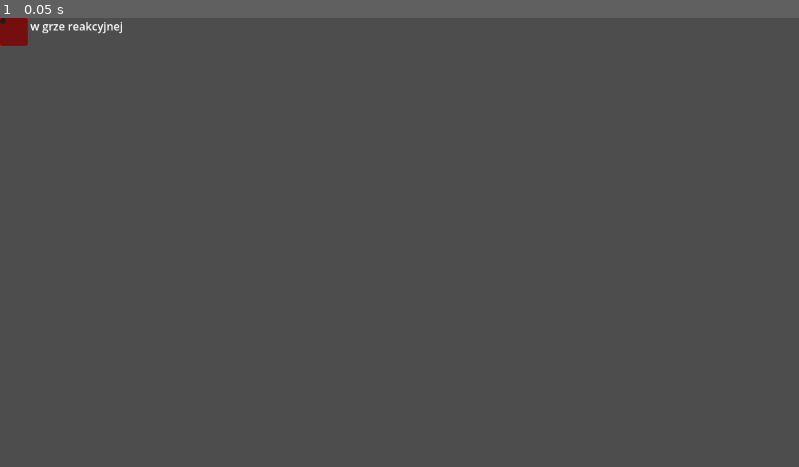
Above: before the commit, frame 1.
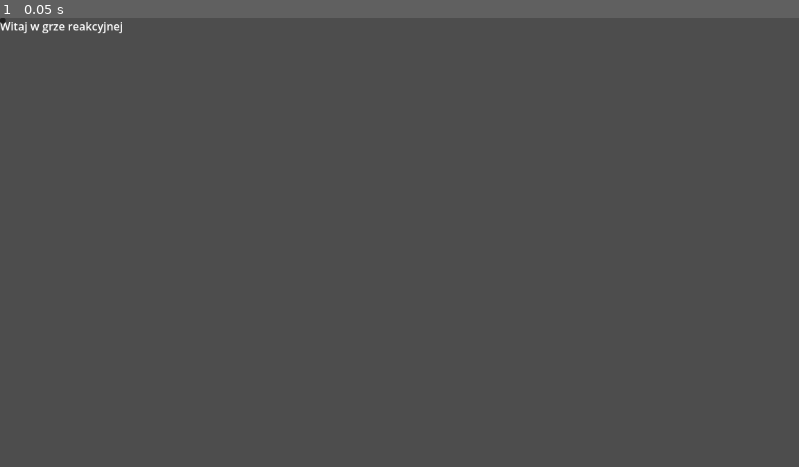
Above: after the commit, the same moment.

Repository: XMefilesX/Rehagame
Game: Godot game, scene res://main.tscn
The game is run twice, just before and just after one commit, with the same random seed, the same clock (stepped at 60 frames per second) and the same inputs.
Inputs:
- Up to frame 1 (0.05 s): no input

The runs differ from the first frame. In frame 1, 0.2% of the frame differs, in the area x 0-4%, y 0-7%.

Commit message:
wersja 1

Diff:
--- a/main.gd
+++ b/main.gd
@@ -1,39 +1,51 @@
 extends Node2D
 
+# === STAŁE – zero magicznych liczb ===
+const SESSION_DURATION: float = 30.0
+const MIN_SPAWN_DELAY: float = 0.8
+const MAX_SPAWN_DELAY: float = 1.5
+const SPAWN_MIN_X: float = 100.0
+const SPAWN_MAX_X: float = 1180.0
+const SPAWN_MIN_Y: float = 100.0
+const SPAWN_MAX_Y: float = 620.0
+const WIN_THRESHOLD: float = 1.0
+
 @onready var spawn_timer = $SpawnTimer
-@onready var session_timer = $SessionTimer   # ← dodane
+@onready var session_timer = $SessionTimer
 
 var target_scene = preload("res://target.tscn")
 var reaction_times: Array[float] = []
 var hits: int = 0
 
 func _ready():
-	# Ustawienia timerów
-	session_timer.wait_time = 30.0
+	# Inicjalizacja timerów
+	session_timer.wait_time = SESSION_DURATION
 	session_timer.one_shot = true
 	session_timer.autostart = true
 
 	spawn_timer.wait_time = 1.0
 	spawn_timer.autostart = true
 
-# Tworzenie nowych celów
+	# Ukryj panel wyników na początku
+	$UI/Panel.visible = false
+
 func _on_spawn_timer_timeout():
 	var target = target_scene.instantiate()
-	target.position = Vector2(randf_range(100, 1180), randf_range(100, 620))
+	target.position = Vector2(
+		randf_range(SPAWN_MIN_X, SPAWN_MAX_X),
+		randf_range(SPAWN_MIN_Y, SPAWN_MAX_Y)
+	)
 	add_child(target)
-	spawn_timer.wait_time = randf_range(0.8, 1.5)
+	spawn_timer.wait_time = randf_range(MIN_SPAWN_DELAY, MAX_SPAWN_DELAY)
 
-# Rejestracja trafienia (wywoływane z target.gd)
 func register_hit(reaction_time: float):
 	reaction_times.append(reaction_time)
 	hits += 1
 
-# Koniec sesji 30 sekund
 func _on_session_timer_timeout():
 	spawn_timer.stop()
 	show_results()
 
-# Pokazanie wyników na końcu
 func show_results():
 	var average = 0.0
 	if reaction_times.size() > 0:
@@ -41,11 +53,20 @@
 			average += t
 		average /= reaction_times.size()
 
-	print("=== KONIEC GRY ===")
-	print("Średni czas reakcji: ", average, " sekund")
-	print("Trafienia: ", hits)
+	# Wyświetlenie wyników na ekranie (UI)
+	$UI/Panel/LabelSredni.text = "Średni czas reakcji: %.2f s" % average
+	$UI/Panel/LabelTrafienia.text = "Trafienia: %d" % hits
 
-	if average < 1.0:
-		print("WYGRAŁEŚ!")
+	if average < WIN_THRESHOLD:
+		$UI/Panel/LabelWynik.text = "WYGRAŁEŚ!"
+		$UI/Panel/LabelWynik.modulate = Color.GREEN
 	else:
-		print("PRZEGRAŁEŚ!")
+		$UI/Panel/LabelWynik.text = "PRZEGRAŁEŚ!"
+		$UI/Panel/LabelWynik.modulate = Color.RED
+
+	$UI/Panel.visible = true
+
+# Restart gry klawiszem ESC
+func _input(event):
+	if event.is_action_pressed("ui_cancel"):
+		get_tree().reload_current_scene()
--- a/main.tscn
+++ b/main.tscn
@@ -1,21 +1,20 @@
 [gd_scene format=3 uid="uid://c2moxdg0s1u01"]
 
 [ext_resource type="Script" uid="uid://d2n4hd6ojb7bo" path="res://main.gd" id="1_0xm2m"]
-[ext_resource type="PackedScene" uid="uid://5fr1dcew4nqy" path="res://target.tscn" id="2_h2yge"]
 
 [sub_resource type="LabelSettings" id="LabelSettings_7dm0k"]
 
 [node name="Main" type="Node2D" unique_id=1466869044]
 script = ExtResource("1_0xm2m")
 
-[node name="ColorRect" type="ColorRect" parent="." unique_id=1279080319]
+[node name="Tlo" type="ColorRect" parent="." unique_id=1279080319]
 anchors_preset = 15
 anchor_right = 1.0
 anchor_bottom = 1.0
 grow_horizontal = 2
 grow_vertical = 2
 
-[node name="Label" type="Label" parent="ColorRect" unique_id=1746373460]
+[node name="Label" type="Label" parent="Tlo" unique_id=1746373460]
 layout_mode = 0
 offset_right = 40.0
 offset_bottom = 23.0
@@ -23,8 +22,6 @@
 label_settings = SubResource("LabelSettings_7dm0k")
 horizontal_alignment = 1
 vertical_alignment = 1
-
-[node name="target" parent="." unique_id=328927553 instance=ExtResource("2_h2yge")]
 
 [node name="SpawnTimer" type="Timer" parent="." unique_id=602125577]
 
--- /dev/null
+++ b/spawn_timer.gd
@@ -0,0 +1,11 @@
+extends Timer
+
+
+# Called when the node enters the scene tree for the first time.
+func _ready() -> void:
+	pass # Replace with function body.
+
+
+# Called every frame. 'delta' is the elapsed time since the previous frame.
+func _process(delta: float) -> void:
+	pass
--- a/target.gd
+++ b/target.gd
@@ -1,6 +1,8 @@
 extends Area2D
 
 var spawn_time: float = 0.0
+
+@onready var main_node = get_tree().get_first_node_in_group("main")
 
 func _ready():
 	spawn_time = Time.get_ticks_msec() / 1000.0
@@ -9,9 +11,7 @@
 	if event is InputEventMouseButton and event.button_index == MOUSE_BUTTON_LEFT and event.pressed:
 		var reaction_time = (Time.get_ticks_msec() / 1000.0) - spawn_time
 
-		# Poprawione wywołanie - idziemy dwa poziomy w górę do Main
-		var main_node = get_parent().get_parent()
-		if main_node.has_method("register_hit"):
+		if main_node and main_node.has_method("register_hit"):
 			main_node.register_hit(reaction_time)
 
 		queue_free()
--- a/target.tscn
+++ b/target.tscn
@@ -6,6 +6,7 @@
 size = Vector2(80, 80)
 
 [node name="target" type="Node2D" unique_id=328927553]
+script = ExtResource("1_t2jmu")
 
 [node name="Area2D" type="Area2D" parent="." unique_id=2007281362]
 script = ExtResource("1_t2jmu")
Not shown, added: spawn_timer.gd.uid
